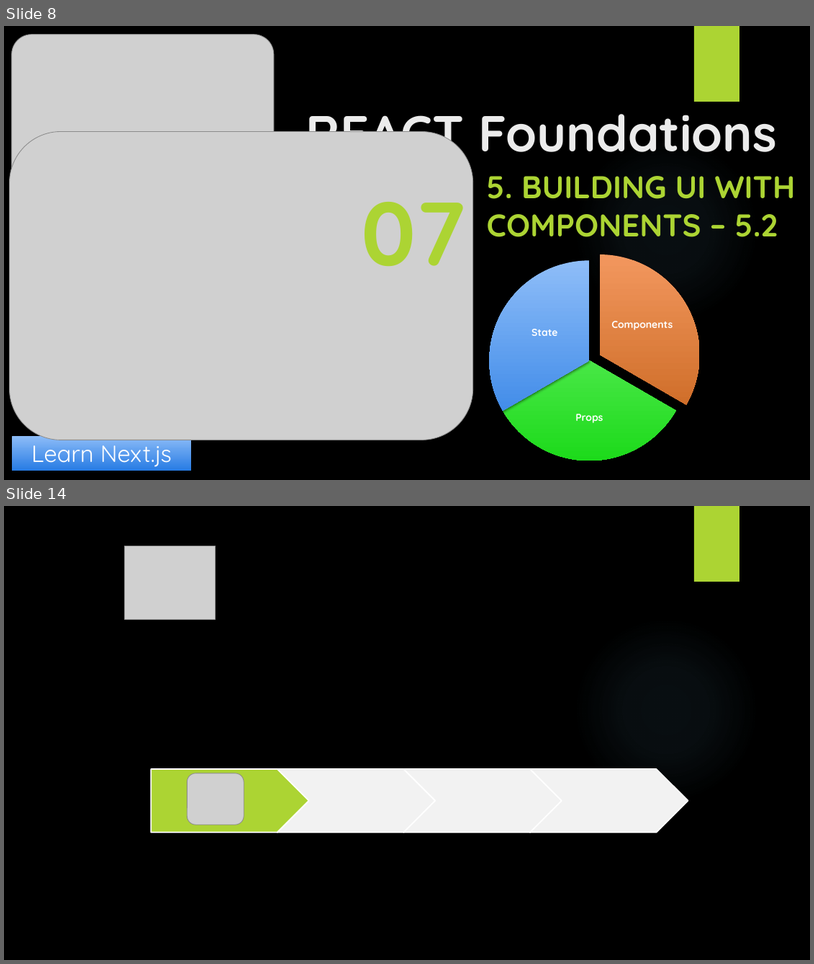
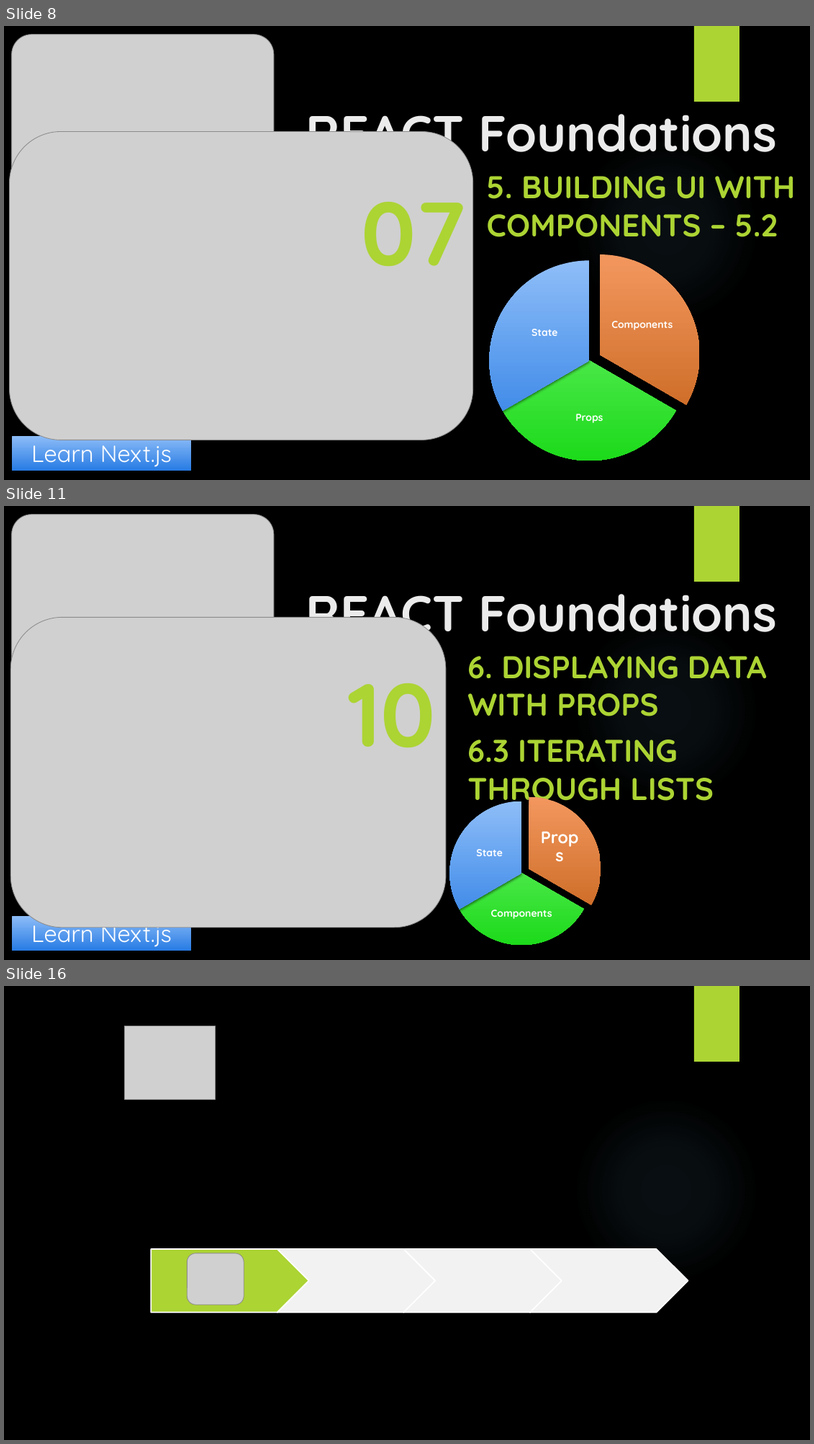
Before and after one commit to yasenstar/learn_javascript, a slide deck: learn_nextjs/1_React-Foundation/React_Foundations.pptx. Shown one above the other, each under a label of ours: slides 8 and 14 before the commit, slides 8, 11 and 16 after it; the slides between them are not shown. The pictures are 814x964 and 814x1444 pixels, drawn with LibreOffice and Linux fonts; fonts in the diff are those of the drawing; grey boxes stand for pictures; background and template pictures are left out. Boxes give left, top, right and bottom in pixels: in the first picture for what was removed or moved away, otherwise in the second. Text is boxed around its words. In the diff, an @@ line names an element or a change of style, - is before the commit and + after.

```diff
--- a/learn_nextjs/1_React-Foundation/React_Foundations.pptx
+++ b/learn_nextjs/1_React-Foundation/React_Foundations.pptx
@@ slide 11 added at [4, 506, 810, 960], background picture (left out); not listed: 2 template elements that a slide beside it also shows @@
@@ picture added at [12, 515, 275, 747] @@
@@ title added at [306, 579, 777, 645], 60 pt, text #EBEBEB, bold @@
+REACT Foundations
@@ picture added at [10, 618, 446, 927] @@
@@ subtitle added at [468, 656, 767, 800], 37.4 pt, text #ACD433, bold @@
+6. DISPLAYING DATA WITH PROPS
+6.3 ITERATING THROUGH LISTS
@@ text added at [349, 683, 436, 747], 106.4 pt, text #ACD433, bold @@
+10
@@ group added at [450, 797, 602, 945]: 3 pie slice (boxed as its full ellipse)s, 3 texts @@
+Props
+Components
+State
@@ rectangle added at [12, 916, 191, 950], fill gradient #8FBDF8 to #287DE4, 28 pt, text #FFFFFF @@
+Learn Next.js
@@ what was slide 14 is now slide 16 @@
```
Also in this commit, not shown: 5 slides changed, 1 other slide added, 18 other files.
